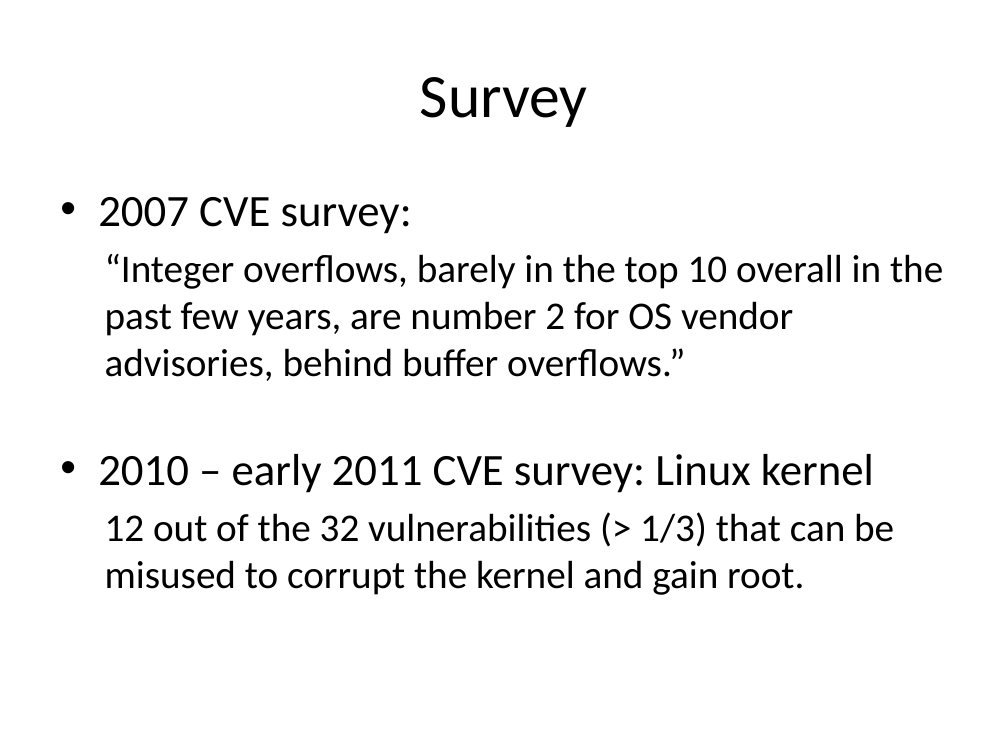
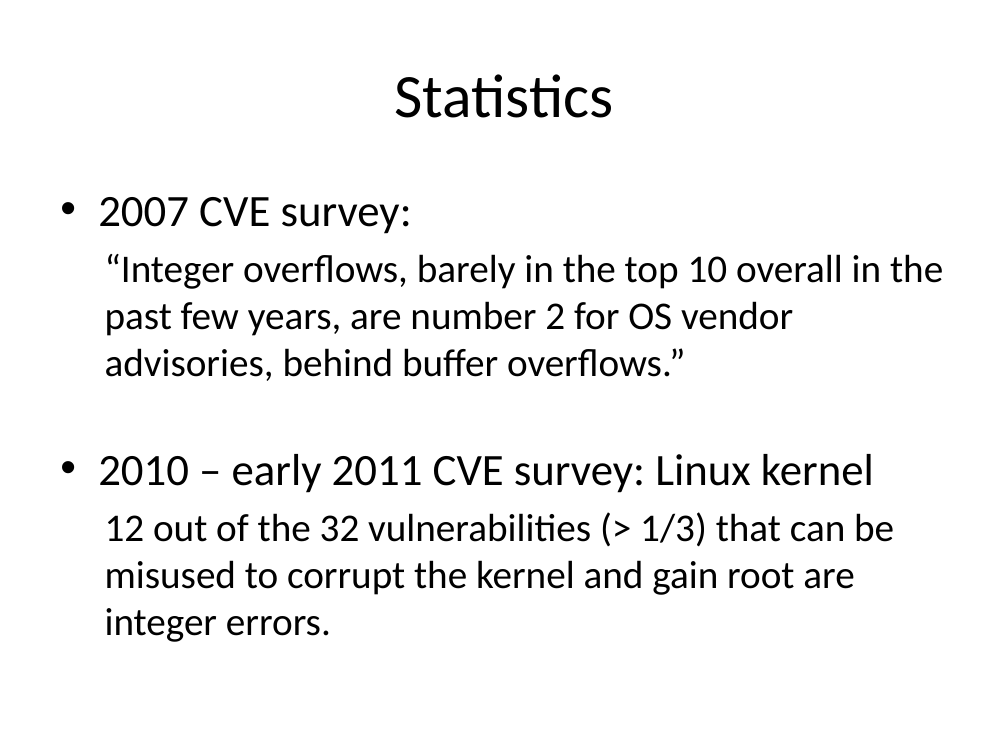
Before and after one commit to jiazhihao/6857, a slide deck: slide 6 of slides/kint.pptx. Drawn at 1008x756 pixels with LibreOffice and Linux fonts; fonts in the diff are those of the drawing. Boxes give left, top, right and bottom in pixels: in the first picture for what was removed or moved away, otherwise in the second. Text is boxed around its words. In the diff, an @@ line names an element or a change of style, - is before the commit and + after.

```diff
--- a/slides/kint.pptx
+++ b/slides/kint.pptx
@@ title at box(394, 74, 613, 118): text changed @@
-Survey
+Statistics
@@ text at box(105, 512, 894, 642): text changed @@
-  12 out of the 32 vulnerabilities (> 1/3) that can be misused to corrupt the kernel and gain root.
+  12 out of the 32 vulnerabilities (> 1/3) that can be misused to corrupt the kernel and gain root are integer errors.
```
Also in this commit, not shown: 26 other slides changed, 1 slide removed.
